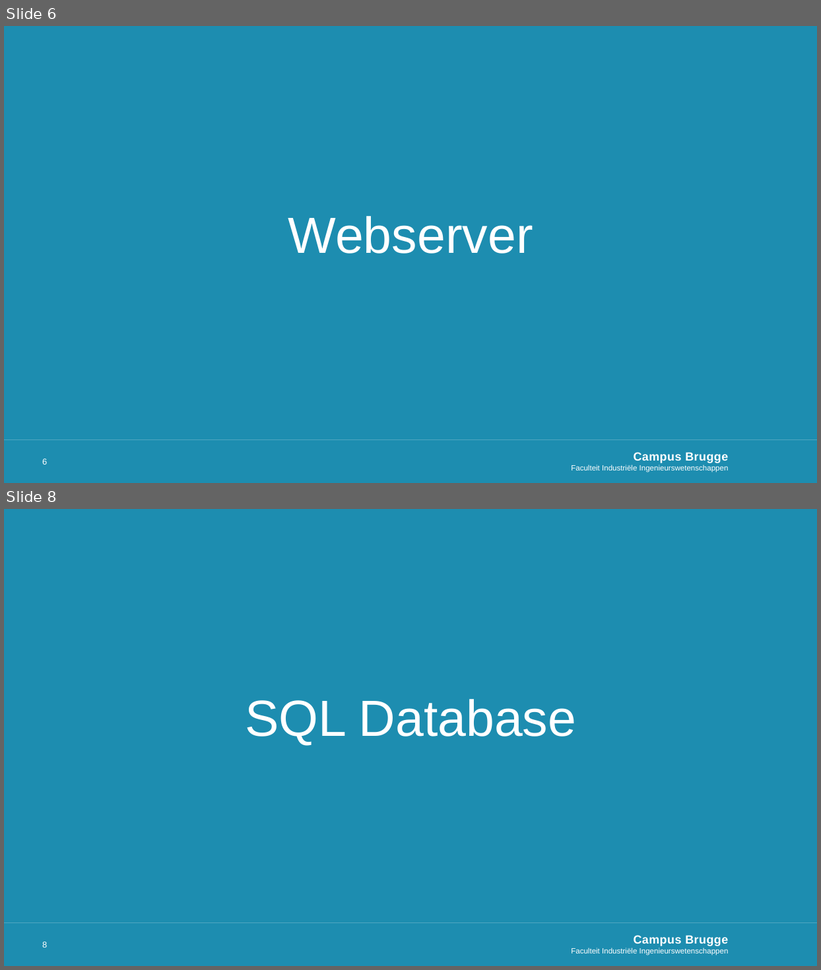
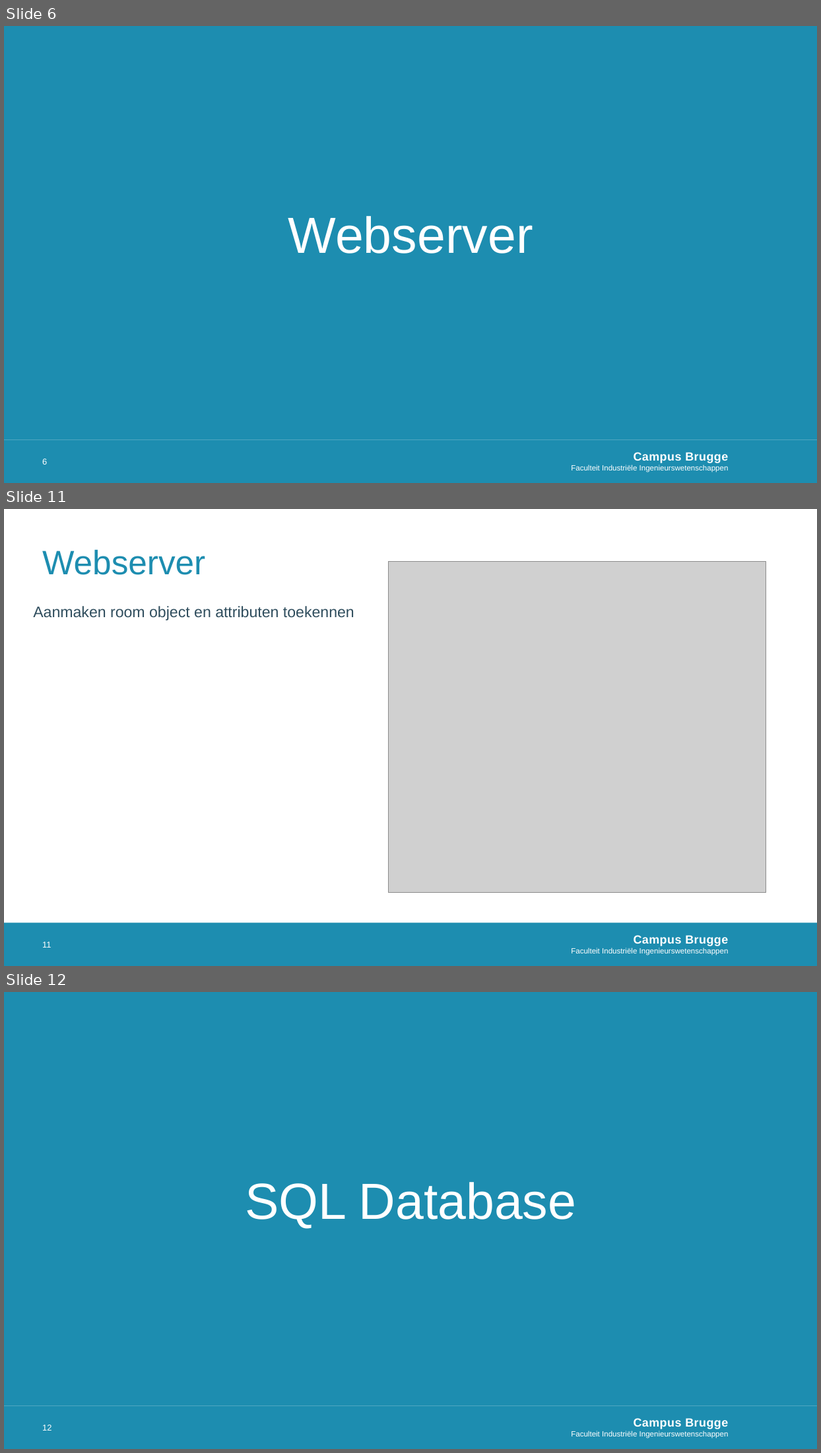
Before and after one commit to MichelDequick/E-ink-Room-Reservation-Display, a slide deck: Documentation/Presentatie.pptx. Shown one above the other, each under a label of ours: slides 6 and 8 before the commit, slides 6, 11 and 12 after it; the slides between them are not shown. The pictures are 821x970 and 821x1453 pixels, drawn with LibreOffice and Linux fonts; fonts in the diff are those of the drawing; grey boxes stand for pictures; background and template pictures are left out. Boxes give left, top, right and bottom in pixels: in the first picture for what was removed or moved away, otherwise in the second. Text is boxed around its words. In the diff, an @@ line names an element or a change of style, - is before the commit and + after.

```diff
--- a/Documentation/Presentatie.pptx
+++ b/Documentation/Presentatie.pptx
@@ slide 11 added at [4, 509, 817, 966], background #FFFFFF; not listed: 2 template elements that a slide beside it also shows @@
@@ title added at [42, 549, 205, 575], 40 pt, text #1D8DB0 @@
+Webserver
@@ picture added at [388, 561, 766, 892] @@
@@ text added at [33, 606, 354, 621], 18 pt, text #2F4D5D @@
+Aanmaken room object en attributen toekennen
@@ page number added at [42, 942, 51, 948], 10 pt, text #FFFFFF @@
+11
@@ what was slide 8 is now slide 12 @@
@@ page number at [42, 1425, 52, 1431]: text changed @@
-8
+12
```
Also in this commit, not shown: 1 slide changed, 4 other slides added.
